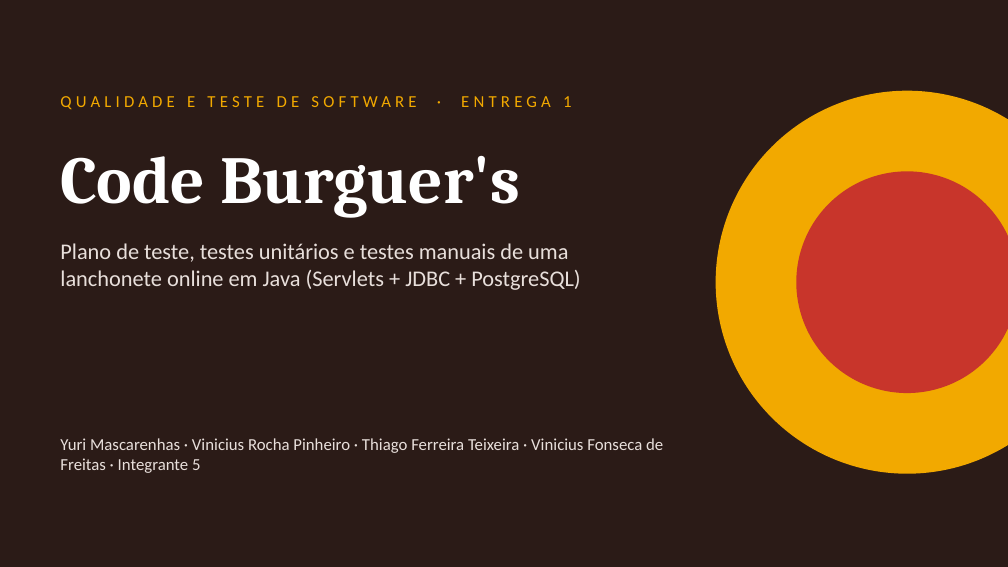
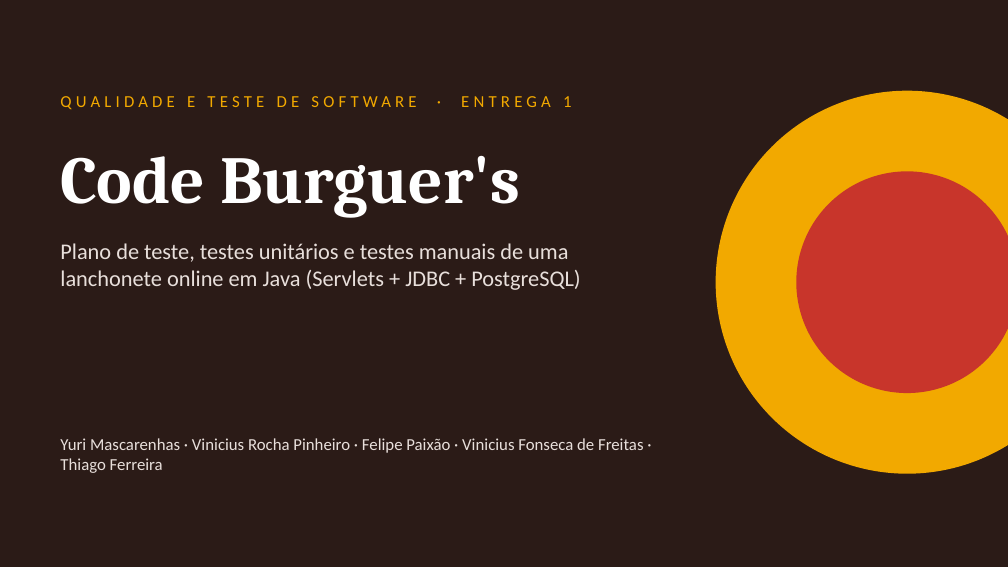
Before and after one commit to vini-pinheiro/trabalho-qualidade-e-teste-de-software, a slide deck: slide 1 of docs/entrega-1/apresentacao/apresentacao-entrega-1.pptx. Drawn at 1008x567 pixels with LibreOffice and Linux fonts; fonts in the diff are those of the drawing. Boxes give left, top, right and bottom in pixels: in the first picture for what was removed or moved away, otherwise in the second. Text is boxed around its words. In the diff, an @@ line names an element or a change of style, - is before the commit and + after.

Commit message:
docs: roteiro de falas em PDF e nomes dos integrantes na apresentação

```diff
--- a/docs/entrega-1/apresentacao/apresentacao-entrega-1.pptx
+++ b/docs/entrega-1/apresentacao/apresentacao-entrega-1.pptx
@@ text at (60,438,644,473): text changed @@
-Yuri Mascarenhas · Vinicius Rocha Pinheiro · Thiago Ferreira Teixeira · Vinicius Fonseca de Freitas · Integrante 5
+Yuri Mascarenhas · Vinicius Rocha Pinheiro · Felipe Paixão · Vinicius Fonseca de Freitas · Thiago Ferreira
```
Also in this commit, not shown: 4 other slides changed, 4 other files.
